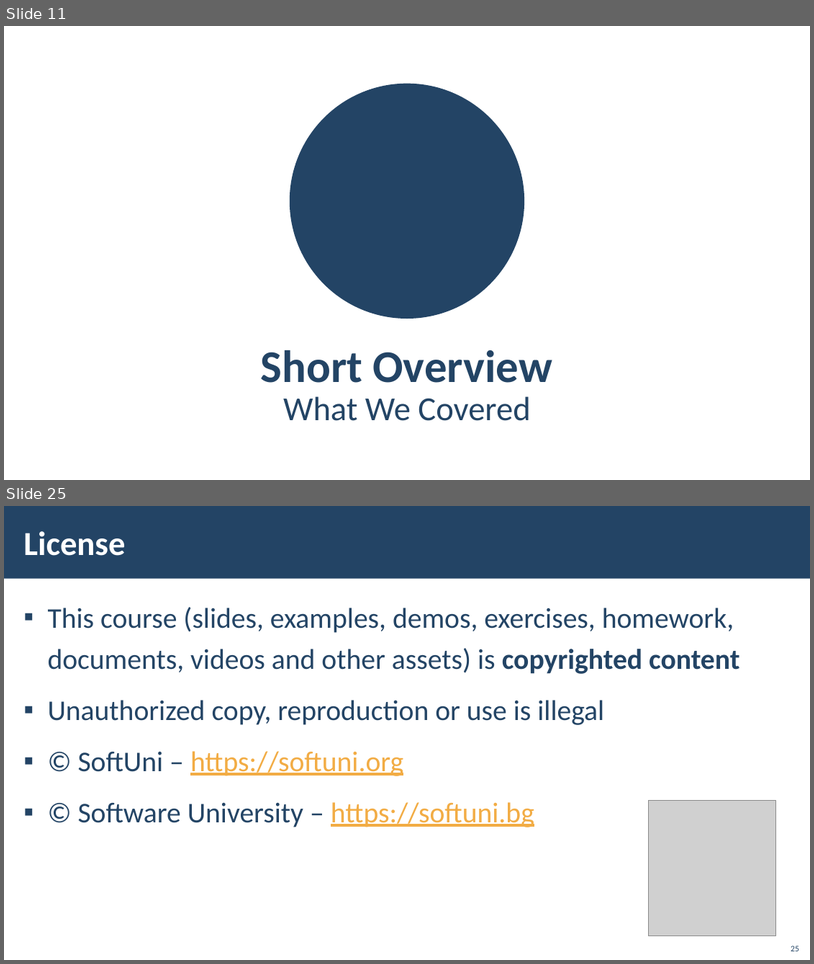
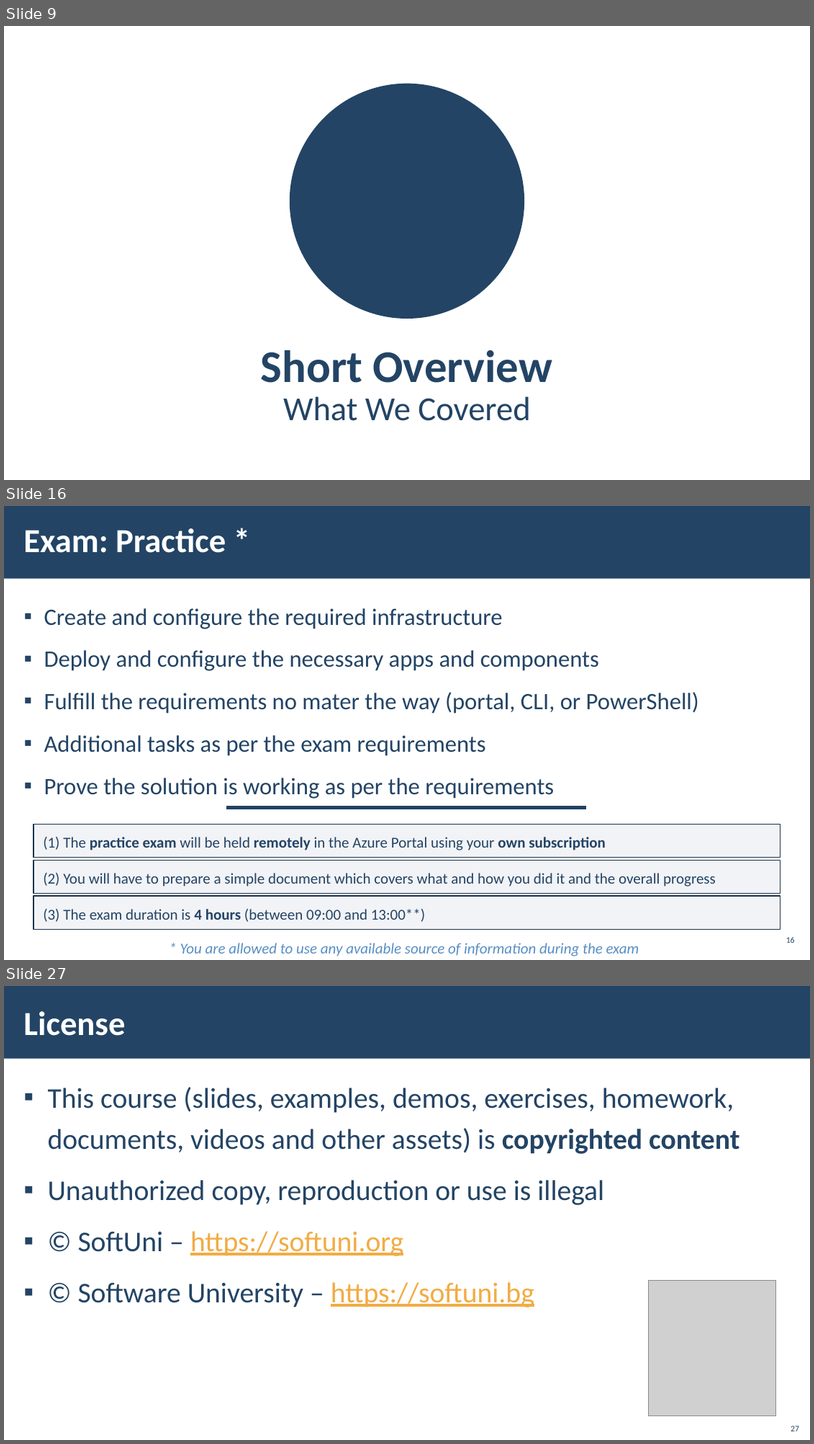
Before and after one commit to pirocorp/Azure, a slide deck: 06. ALL TOGETHER/M6-Slides-All-Together.pptx. Shown one above the other, each under a label of ours: slides 11 and 25 before the commit, slides 9, 16 and 27 after it; the slides between them are not shown. The pictures are 814x964 and 814x1444 pixels, drawn with LibreOffice and Linux fonts; fonts in the diff are those of the drawing; grey boxes stand for pictures; background and template pictures are left out. Boxes give left, top, right and bottom in pixels: in the first picture for what was removed or moved away, otherwise in the second. Text is boxed around its words. In the diff, an @@ line names an element or a change of style, - is before the commit and + after.

Commit message:
Materials update

```diff
--- a/06. ALL TOGETHER/M6-Slides-All-Together.pptx
+++ b/06. ALL TOGETHER/M6-Slides-All-Together.pptx
@@ slide 16 added at <box>4,506,810,960</box>, background picture (left out); not listed: 1 template element that a slide beside it also shows @@
@@ title added at <box>23,528,226,553</box>, 40 pt, text #FFFFFF, bold @@
+Exam: Practice *
@@ text added at <box>44,608,700,798</box>, 28 pt, text #234465 @@
+▪ Create and configure the required infrastructure
+▪ Deploy and configure the necessary apps and components
+▪ Fulfill the requirements no mater the way (portal, CLI, or PowerShell)
+▪ Additional tasks as per the exam requirements
+▪ Prove the solution is working as per the requirements
@@ line added from (226, 807) to (586, 807), #214364 4.5 pt @@
@@ rectangle added at <box>34,824,781,857</box>, fill #ADB4C3 at 15% opacity, outline #1A334C 1 pt, 18 pt, text #234465 @@
+(1) The practice exam will be held remotely in the Azure Portal using your own subscription
@@ rectangle added at <box>34,860,781,894</box>, fill #ADB4C3 at 15% opacity, outline #1A334C 1 pt, 18 pt, text #234465 @@
+(2) You will have to prepare a simple document which covers what and how you did it and the overall progress
@@ rectangle added at <box>34,896,781,929</box>, fill #ADB4C3 at 15% opacity, outline #1A334C 1 pt, 18 pt, text #234465 @@
+(3) The exam duration is 4 hours (between 09:00 and 13:00**)
@@ page number added at <box>787,937,795,942</box>, 10 pt, text #234465 @@
+16
@@ text added at <box>180,942,640,956</box>, 18 pt, text #588FC5, italic @@
+* You are allowed to use any available source of information during the exam
@@ what was slide 11 is now slide 9 @@
@@ what was slide 25 is now slide 27 @@
@@ page number at <box>791,1425,800,1431</box>: text changed @@
-25
+27
```
Also in this commit, not shown: 13 slides changed, 7 other slides added, 6 slides removed, 2 other files.
